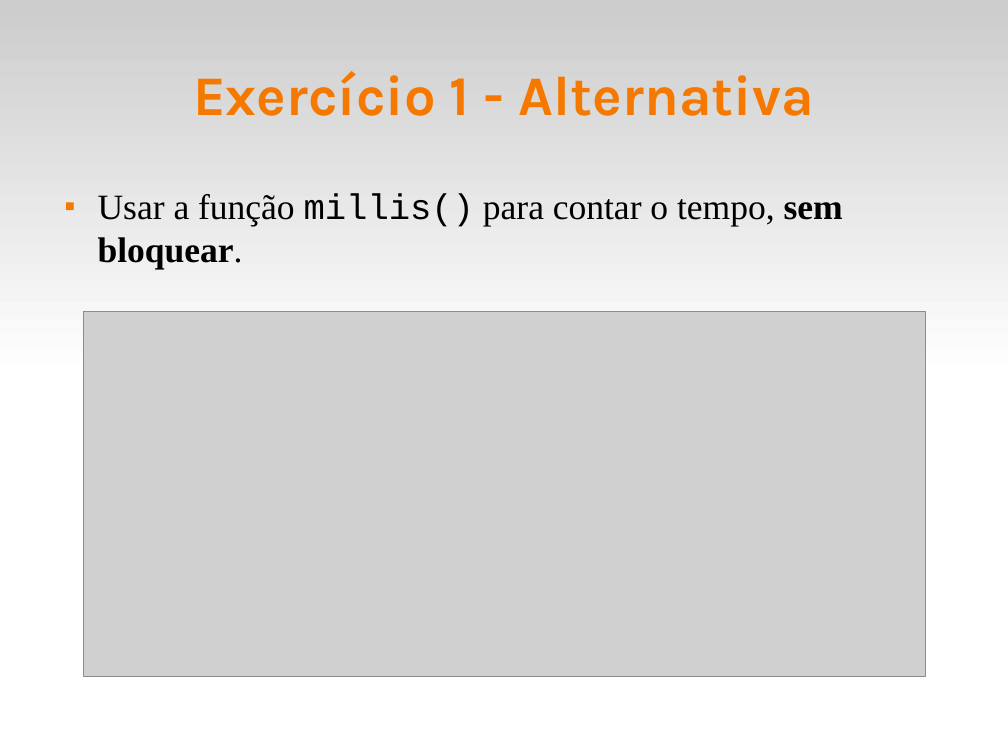
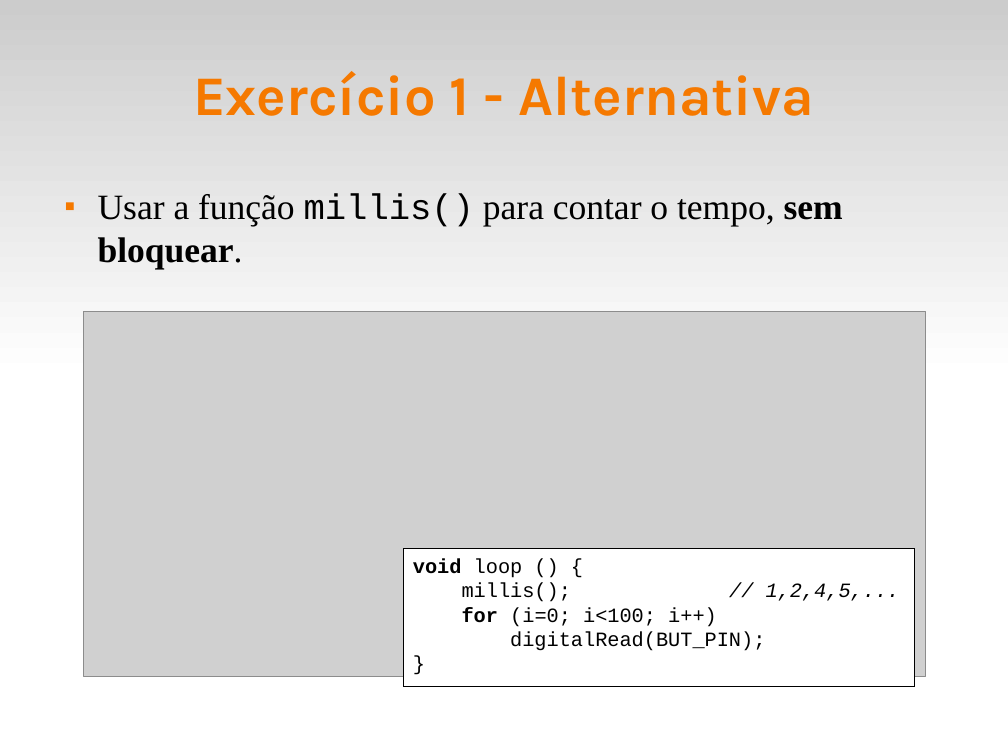
Before and after one commit to fsantanna-uerj/reativos, a slide deck: slide 8 of slides/02_arduino.odp. Drawn at 1008x756 pixels with LibreOffice and Linux fonts; fonts in the diff are those of the drawing; grey boxes stand for pictures. Boxes give left, top, right and bottom in pixels: in the first picture for what was removed or moved away, otherwise in the second. Text is boxed around its words. In the diff, an @@ line names an element or a change of style, - is before the commit and + after.

```diff
--- a/slides/02_arduino.odp
+++ b/slides/02_arduino.odp
@@ rectangle added at <box>404,549,915,686</box>, fill #FFFFFF, outline #000000 0 pt, 16 pt, text #000000 @@
+void loop () {
+millis(); // 1,2,4,5,...
+for (i=0; i<100; i++)
+digitalRead(BUT_PIN);
+}
```
Also in this commit, not shown: 4 other slides changed, 7 other files.
